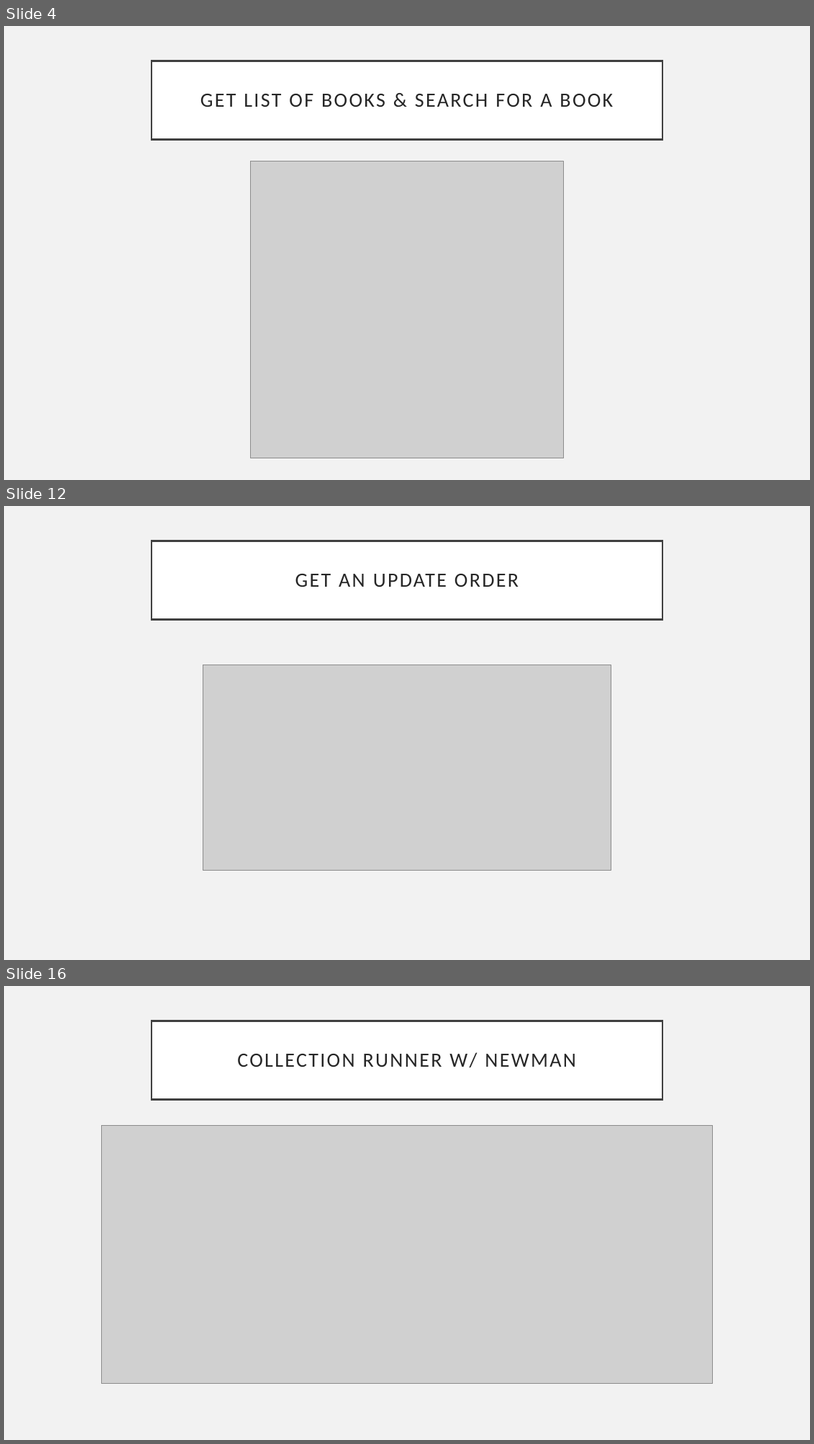
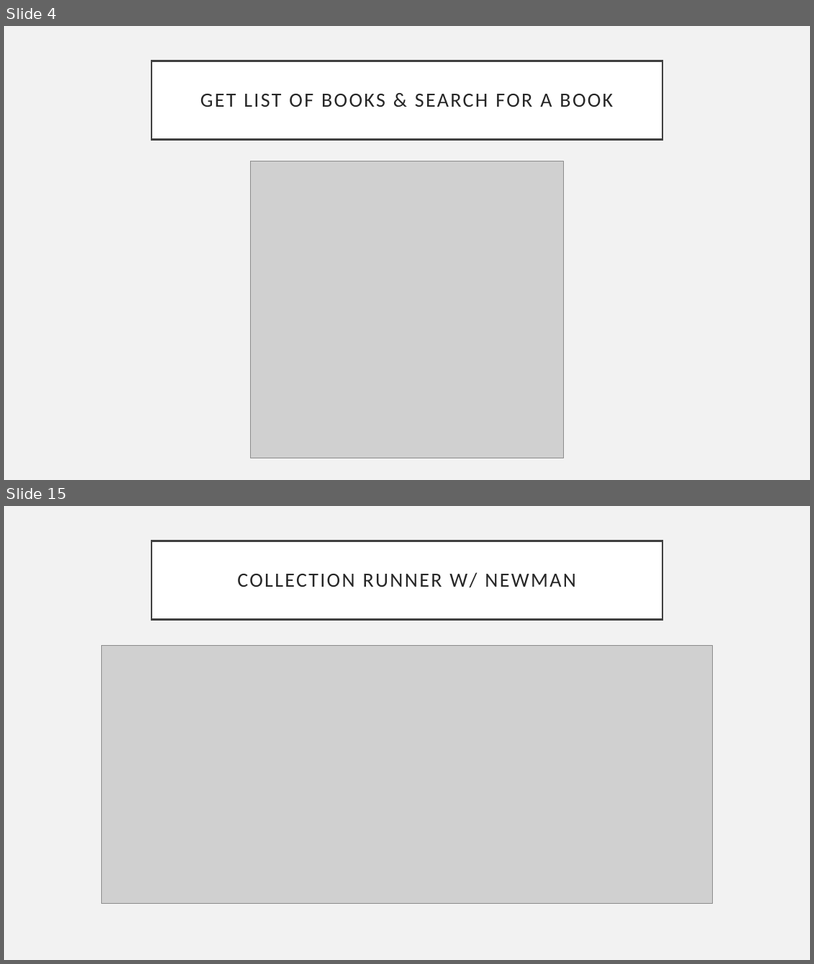
Before and after one commit to EfremGokinan/SoftwareTesting, a slide deck: Presentatie-Software-Testing-Efrem.pptx. Shown one above the other, each under a label of ours: slides 4, 12 and 16 before the commit, slides 4 and 15 after it; the slides between them are not shown. The pictures are 814x1444 and 814x964 pixels, drawn with LibreOffice and Linux fonts; fonts in the diff are those of the drawing; grey boxes stand for pictures. Boxes give left, top, right and bottom in pixels: in the first picture for what was removed or moved away, otherwise in the second. Text is boxed around its words. In the diff, an @@ line names an element or a change of style, - is before the commit and + after.

```diff
--- a/Presentatie-Software-Testing-Efrem.pptx
+++ b/Presentatie-Software-Testing-Efrem.pptx
@@ slide 12 removed at [4,506,810,960], background #F2F2F2 @@
@@ title removed at [152,541,663,620] @@
-GET AN UPDATE ORDER
@@ picture removed at [203,664,612,870] @@
@@ what was slide 16 is now slide 15 @@
```
Also in this commit, not shown: 13 slides changed.
